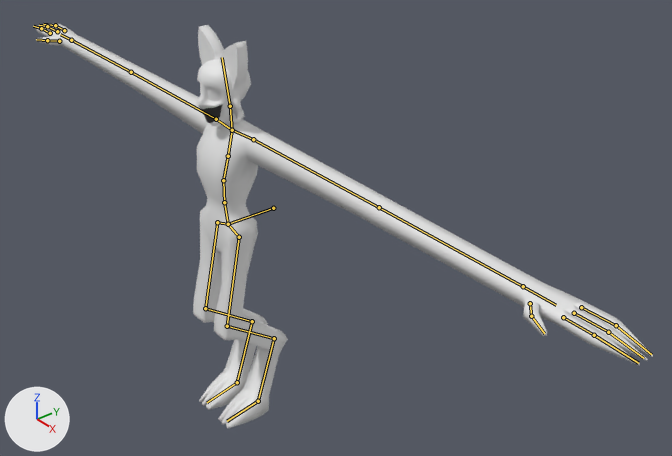
What one commit did to the Blender file Models/UnwrappedCreepyCat/CreepyCatUnwrapped.blend.
Before and after are seen from a 50 mm lens placed at (13.91, -8.61, 13.17), pointed at (1.58, 1.3, 4.52). Every picture has the same lights, and +X, +Y and +Z are marked at lower left. The bones that bend it are drawn over the model as lines.

Objects in the first picture: 'Body', 'Collar', 'Head'.
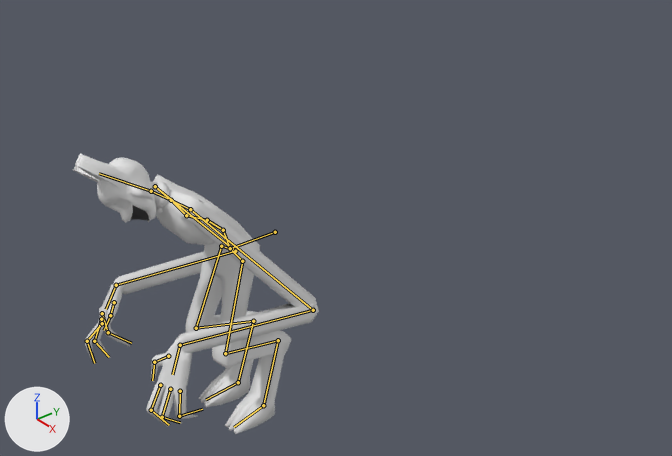
The newer file adds an action. The first version stands in its rest pose; the second is drawn at frame 1 of the action 'Idle.001'.

The edits, one by one:
Bone 'Root' (bone_root) moves from (0.0, 0.0, 0.0) to (0.0, -0.02, 0.56).
Bone 'Pelvis' (bone_pelvis) turns from (0, 0, 0) to (12, 0, 0) degrees about its own x, y and z.
Bone 'Torso.01' (bone_torso_01) turns from (0, 0, 0) to (35, 0, 0) degrees about its own x, y and z.
Bone 'Torso.02' (bone_torso_02) turns from (0, 0, 0) to (29, 0, 0) degrees about its own x, y and z.
Bone 'Torso.03' (bone_torso_03) turns from (0, 0, 0) to (-27, 1, 0) degrees about its own x, y and z.
Bone 'UpperArm.L' (bone_upperarm_l) turns from (0, 0, 0) to (10, -2, -77) degrees about its own x, y and z.
Bone 'LowerArm.L' (bone_lowerarm_l) moves from (0.0, 0.0, 0.0) to (-0.02, -0.09, 0.04).
Bone 'LowerArm.L' (bone_lowerarm_l) turns from (0, 0, 0) to (137, -1, -9) degrees about its own x, y and z.
Bone 'Hand.L' (bone_hand_l) turns from (0, 0, 0) to (-82, 14, -50) degrees about its own x, y and z.
Bone 'Finger1.1.L' (bone_finger1_1_l) turns from (0, 0, 0) to (-6, 4, -17) degrees about its own x, y and z.
Bone 'Finger1.2.L' (bone_finger1_2_l) turns from (0, 0, 0) to (-20, -8, -69) degrees about its own x, y and z.
Bone 'Finger2.1.L' (bone_finger2_1_l) turns from (0, 0, 0) to (1, 0, 4) degrees about its own x, y and z.
Bone 'Finger2.2.L' (bone_finger2_2_l) turns from (0, 0, 0) to (-24, -2, -65) degrees about its own x, y and z.
Bone 'Finger3.1.L' (bone_finger3_1_l) turns from (0, 0, 0) to (4, -3, 12) degrees about its own x, y and z.
Bone 'Finger3.2.L' (bone_finger3_2_l) turns from (0, 0, 0) to (-25, 4, -59) degrees about its own x, y and z.
Bone 'Finger4.1.L' (bone_finger4_1_l) turns from (0, 0, 0) to (6, -2, -1) degrees about its own x, y and z.
Bone 'Finger4.2.L' (bone_finger4_2_l) turns from (0, 0, 0) to (-33, 3, -2) degrees about its own x, y and z.
Bone 'Neck' (bone_neck) turns from (0, 0, 0) to (1, 5, 2) degrees about its own x, y and z.
Bone 'Head' (bone_head) turns from (0, 0, 0) to (2, 8, 29) degrees about its own x, y and z.
Bone 'UpperArm.R' (bone_upperarm_r) turns from (0, 0, 0) to (8, 9, 77) degrees about its own x, y and z.
Bone 'LowerArm.R' (bone_lowerarm_r) moves from (0.0, 0.0, 0.0) to (-0.03, 0.09, -0.04).
Bone 'LowerArm.R' (bone_lowerarm_r) turns from (0, 0, 0) to (136, -4, 7) degrees about its own x, y and z.
Bone 'Hand.R' (bone_hand_r) turns from (0, 0, 0) to (-85, -16, 59) degrees about its own x, y and z.
Bone 'Finger1.1.R' (bone_finger1_1_r) turns from (0, 0, 0) to (-9, -1, 32) degrees about its own x, y and z.
Bone 'Finger1.2.R' (bone_finger1_2_r) turns from (0, 0, 0) to (-8, 4, 35) degrees about its own x, y and z.
Bone 'Finger2.1.R' (bone_finger2_1_r) turns from (0, 0, 0) to (-1, 0, 4) degrees about its own x, y and z.
Bone 'Finger2.2.R' (bone_finger2_2_r) turns from (0, 0, 0) to (-10, 2, 39) degrees about its own x, y and z.
Bone 'Finger3.1.R' (bone_finger3_1_r) turns from (0, 0, 0) to (4, 3, -18) degrees about its own x, y and z.
Bone 'Finger3.2.R' (bone_finger3_2_r) turns from (0, 0, 0) to (-13, -1, 43) degrees about its own x, y and z.
Bone 'Finger4.1.R' (bone_finger4_1_r) turns from (0, 0, 0) to (9, 1, -1) degrees about its own x, y and z.
Bone 'Finger4.2.R' (bone_finger4_2_r) turns from (0, 0, 0) to (-34, -8, 0) degrees about its own x, y and z.
Bone 'Hip.L' (bone_hip_l) turns from (0, 0, 0) to (0, -1, -4) degrees about its own x, y and z.
Bone 'Hip.L.001' (bone_hip_l_001) turns from (0, 0, 0) to (3, -7, -9) degrees about its own x, y and z.
Bone 'Hip.L.002' (bone_hip_l_002) turns from (0, 0, 0) to (8, 1, 30) degrees about its own x, y and z.
Bone 'Hip.L.003' (bone_hip_l_003) turns from (0, 0, 0) to (0, 0, -22) degrees about its own x, y and z.
Bone 'Hip.R' (bone_hip_r) turns from (0, 0, 0) to (0, 2, 5) degrees about its own x, y and z.
Bone 'Hip.R.001' (bone_hip_r_001) turns from (0, 0, 0) to (1, 15, 8) degrees about its own x, y and z.
Bone 'Hip.R.002' (bone_hip_r_002) turns from (0, 0, 0) to (14, -1, -30) degrees about its own x, y and z.
Bone 'Hip.R.003' (bone_hip_r_003) turns from (0, 0, 0) to (-3, 0, 23) degrees about its own x, y and z.

Changed parts and their boxes [x1, y1, x2, y2] in the pictures (672 x 456 px):
'Body', posed (62% narrower, 36% shorter)
    before: [33, 24, 653, 428]
    after: [85, 174, 319, 434]
'Head', posed (50% wider, 31% shorter)
    before: [196, 25, 251, 126]
    after: [73, 154, 156, 223]
'Collar', posed
    before: [217, 110, 245, 130]
    after: [154, 181, 169, 213]
bone 'Root', root to tip
    before: (273, 208) to (228, 224)
    after: (275, 232) to (230, 248)
bone 'Pelvis', root to tip
    before: (228, 224) to (224, 202)
    after: (230, 248) to (223, 230)
bone 'Torso.01', root to tip
    before: (224, 202) to (223, 180)
    after: (223, 230) to (207, 220)
bone 'Torso.02', root to tip
    before: (223, 180) to (228, 156)
    after: (207, 220) to (186, 215)
bone 'Torso.03', root to tip
    before: (228, 156) to (232, 130)
    after: (186, 215) to (171, 200)
bone 'UpperArm.L', root to tip
    before: (253, 139) to (379, 207)
    after: (190, 209) to (313, 310)
bone 'LowerArm.L', root to tip
    before: (379, 207) to (523, 286)
    after: (313, 310) to (180, 345)
bone 'Hand.L', root to tip
    before: (523, 286) to (556, 305)
    after: (180, 345) to (172, 374)
bone 'Finger1.1.L', root to tip
    before: (581, 307) to (616, 325)
    after: (180, 391) to (179, 416)
bone 'Finger1.2.L', root to tip
    before: (616, 325) to (651, 354)
    after: (179, 416) to (202, 409)
bone 'Finger2.1.L', root to tip
    before: (574, 313) to (608, 332)
    after: (170, 389) to (162, 417)
bone 'Finger2.2.L', root to tip
    before: (608, 332) to (643, 358)
    after: (162, 417) to (180, 422)
bone 'Finger3.1.L', root to tip
    before: (563, 317) to (594, 335)
    after: (160, 385) to (151, 410)
bone 'Finger3.2.L', root to tip
    before: (594, 335) to (638, 363)
    after: (151, 410) to (169, 425)
bone 'Finger4.1.L', root to tip
    before: (530, 303) to (531, 316)
    after: (168, 356) to (154, 362)
bone 'Finger4.2.L', root to tip
    before: (531, 316) to (544, 333)
    after: (154, 362) to (152, 380)
bone 'Neck', root to tip
    before: (232, 130) to (230, 106)
    after: (171, 200) to (151, 191)
bone 'Head', root to tip
    before: (230, 106) to (222, 57)
    after: (151, 191) to (99, 173)
bone 'UpperArm.R', root to tip
    before: (216, 119) to (131, 72)
    after: (155, 186) to (235, 251)
bone 'LowerArm.R', root to tip
    before: (131, 72) to (71, 40)
    after: (235, 251) to (116, 285)
bone 'Hand.R', root to tip
    before: (71, 40) to (60, 34)
    after: (116, 285) to (106, 309)
bone 'Finger1.1.R', root to tip
    before: (64, 30) to (55, 25)
    after: (102, 313) to (108, 332)
bone 'Finger1.2.R', root to tip
    before: (55, 25) to (43, 24)
    after: (108, 332) to (131, 343)
bone 'Finger2.1.R', root to tip
    before: (57, 31) to (47, 26)
    after: (101, 319) to (94, 341)
bone 'Finger2.2.R', root to tip
    before: (47, 26) to (39, 25)
    after: (94, 341) to (109, 357)
bone 'Finger3.1.R', root to tip
    before: (50, 33) to (41, 28)
    after: (102, 323) to (87, 341)
bone 'Finger3.2.R', root to tip
    before: (41, 28) to (33, 26)
    after: (87, 341) to (94, 363)
bone 'Finger4.1.R', root to tip
    before: (59, 41) to (47, 40)
    after: (114, 302) to (110, 315)
bone 'Finger4.2.R', root to tip
    before: (47, 40) to (36, 39)
    after: (110, 315) to (104, 330)
bone 'Hip.L', root to tip
    before: (228, 224) to (239, 237)
    after: (230, 248) to (242, 261)
bone 'Hip.L.001', root to tip
    before: (239, 237) to (227, 326)
    after: (242, 261) to (225, 353)
bone 'Hip.L.002', root to tip
    before: (227, 326) to (274, 338)
    after: (225, 353) to (278, 340)
bone 'Hip.L.003', root to tip
    before: (274, 338) to (258, 401)
    after: (278, 340) to (263, 405)
bone 'Hip.R', root to tip
    before: (228, 224) to (217, 222)
    after: (230, 248) to (221, 246)
bone 'Hip.R.001', root to tip
    before: (217, 222) to (205, 308)
    after: (221, 246) to (196, 328)
bone 'Hip.R.002', root to tip
    before: (205, 308) to (252, 321)
    after: (196, 328) to (253, 321)
bone 'Hip.R.003', root to tip
    before: (252, 321) to (237, 382)
    after: (253, 321) to (238, 382)
